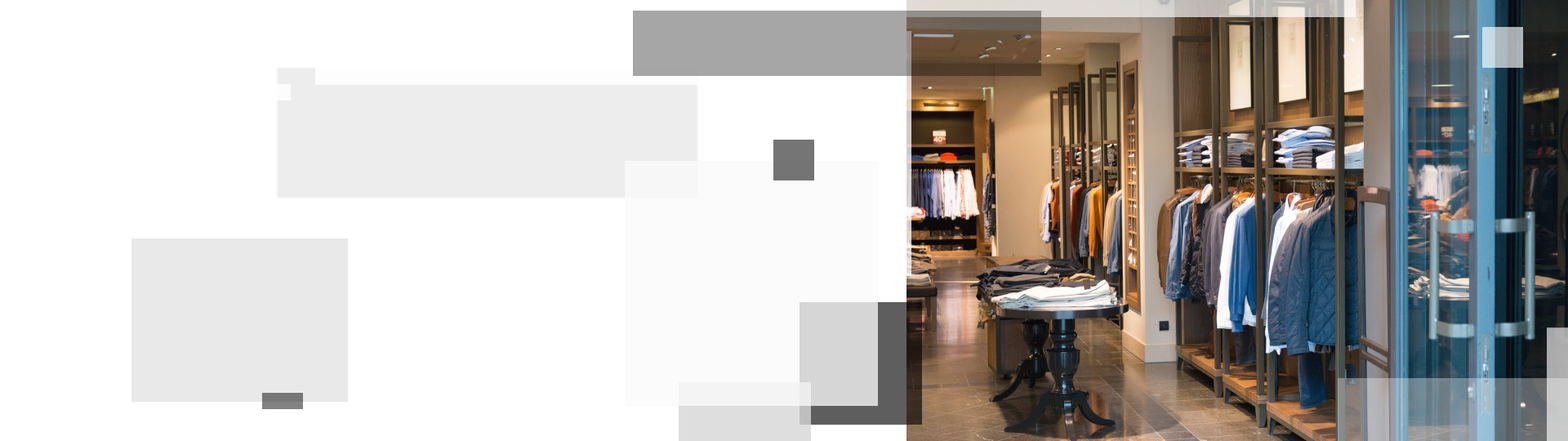
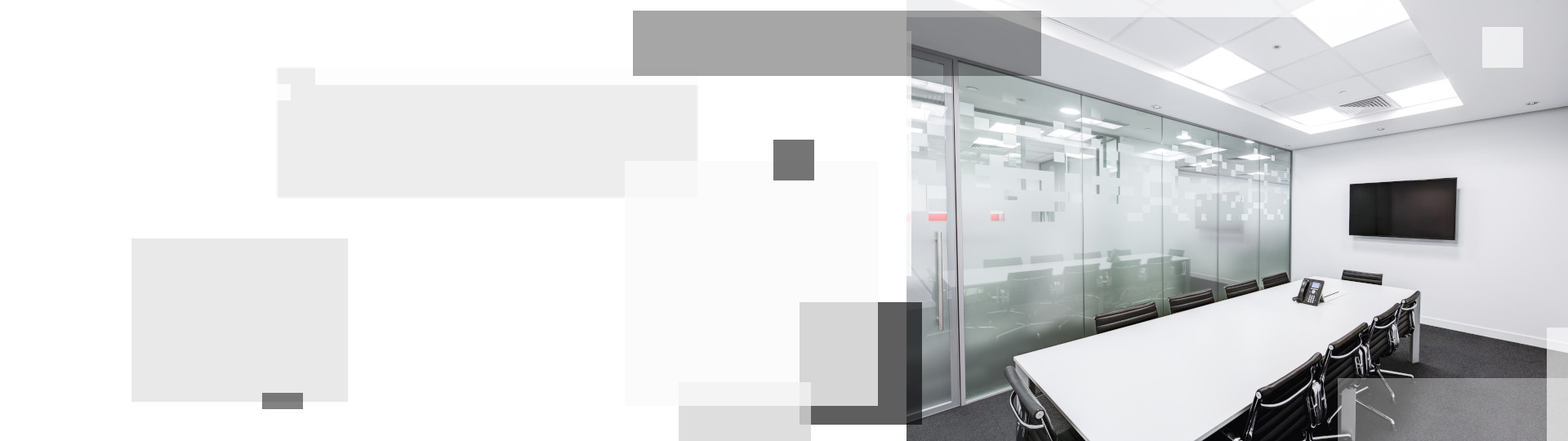
Revision of a layered 1568×441 image; what changed, layer by layer:
added layer "boardroom-cropped.jpg" (98%) above "shop.jpg" over [left=906, top=0, right=1568, bottom=441]
hid "shop.jpg" over [left=906, top=0, right=1568, bottom=441]
